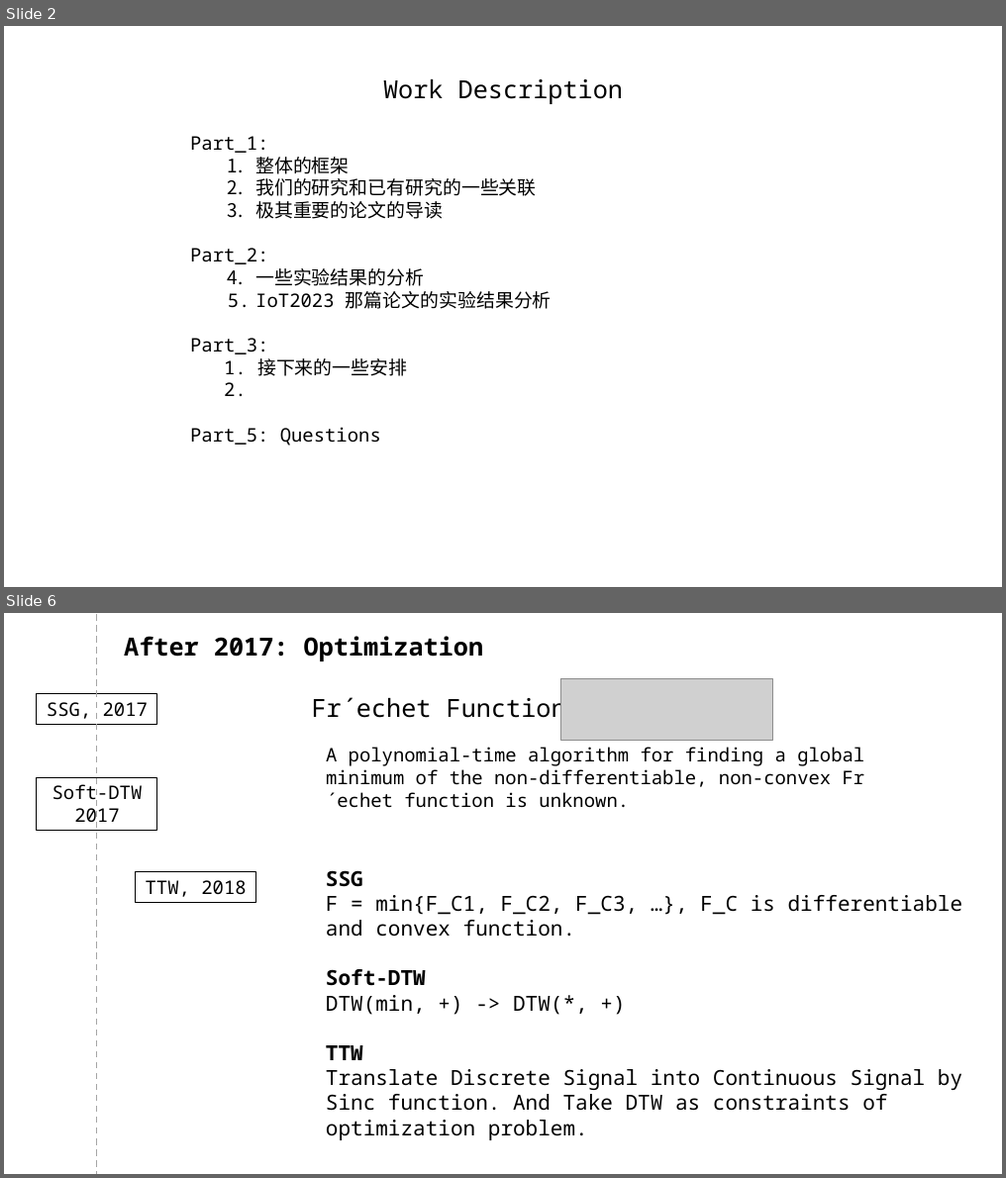
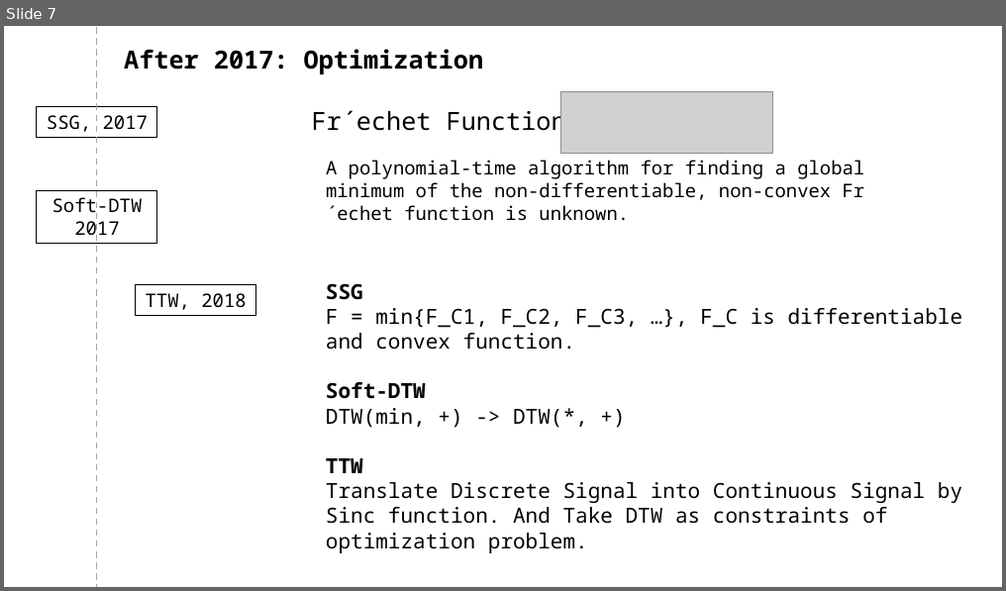
Before and after one commit to A-Big-Tortoise/Presentation, a slide deck: Presentation_1120_JiayuChen.pptx. Shown one above the other, each under a label of ours: slides 2 and 6 before the commit, slide 7 after it; the slides between them are not shown. The pictures are 1006x1178 and 1006x591 pixels, drawn with LibreOffice and Linux fonts; fonts in the diff are those of the drawing; grey boxes stand for pictures. Boxes give left, top, right and bottom in pixels: in the first picture for what was removed or moved away, otherwise in the second. Text is boxed around its words. In the diff, an @@ line names an element or a change of style, - is before the commit and + after.

```diff
--- a/Presentation_1120_JiayuChen.pptx
+++ b/Presentation_1120_JiayuChen.pptx
@@ slide 2 removed at (4, 26, 1002, 587), background #FFFFFF @@
@@ text removed at (383, 79, 623, 104) @@
-Work Description
@@ text removed at (190, 136, 551, 446) @@
-Part_1:
-  1. 整体的框架
-  2. 我们的研究和已有研究的一些关联
-  3. 极其重要的论文的导读
-Part_2:
-  1. 一些实验结果的分析
-  2. IoT2023 那篇论文的实验结果分析
-Part_3:
-1. 接下来的一些安排
-2.
-Part_5: Questions
@@ what was slide 6 is now slide 7 @@
```
Also in this commit, not shown: 5 slides changed, 9 slides added, 3 other slides removed.
